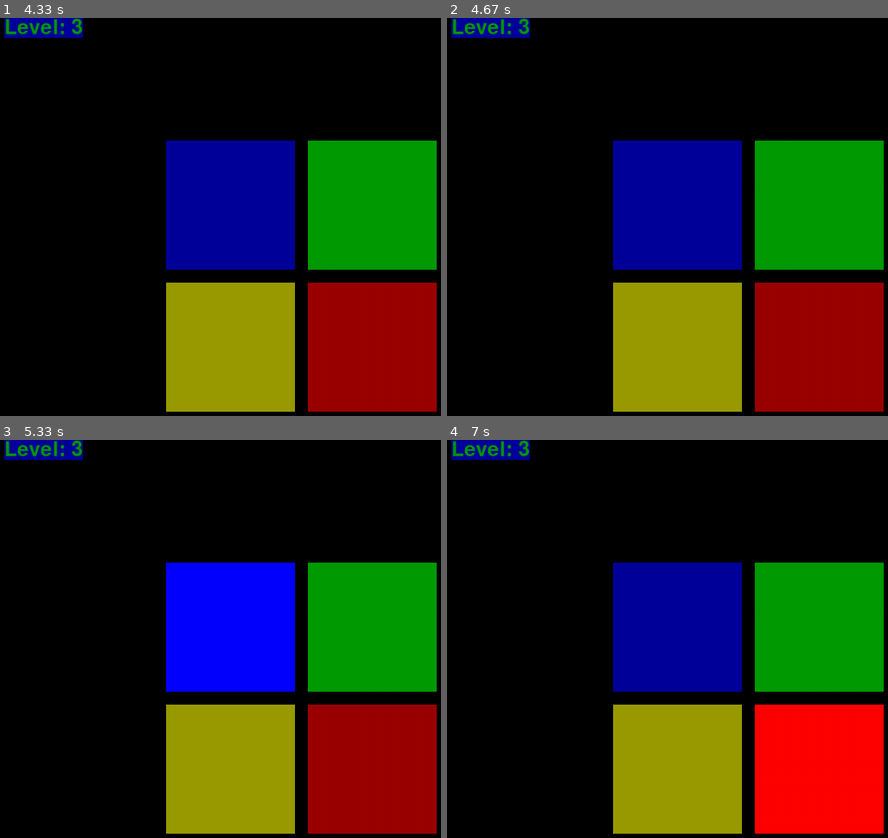
Above: before the commit, frames 1-4 (two rows, left to right).
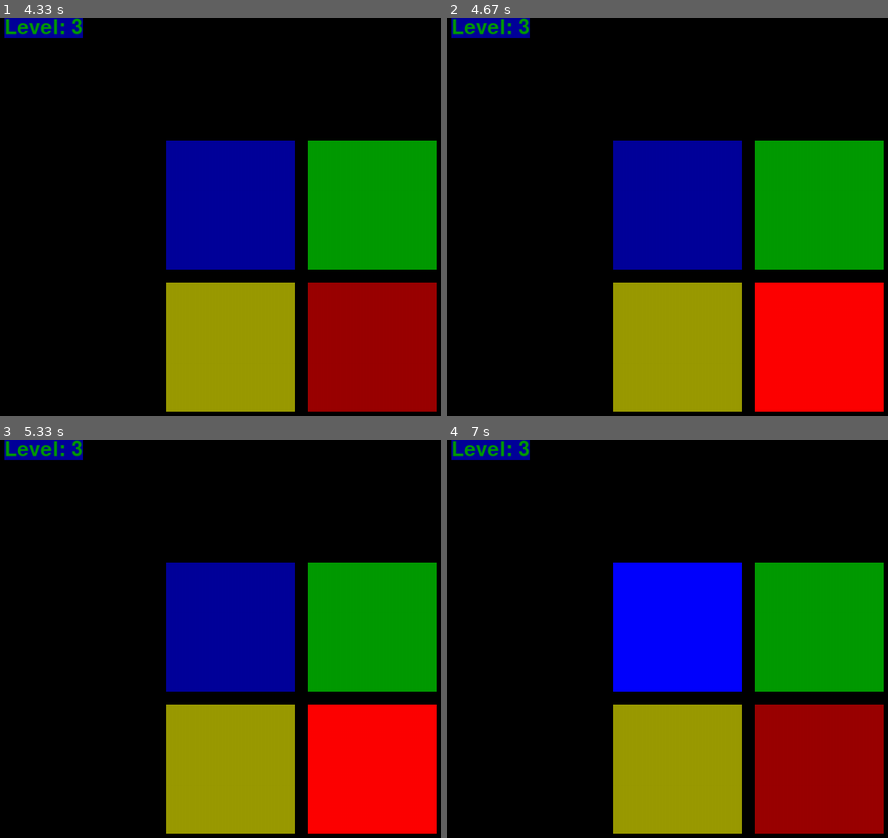
Above: after the commit, the same moments.

Repository: KKBrown23/Making-Games-with-Python-and-PyGame
Game: pygame game, started from chapter_5/app.py
Same seed, same stepped clock (60 frames per second), same inputs: the game is played once before the commit and once after it.
Inputs (mouse positions are in pixels of both pictures, inside the frame that each line leads up to):
- Up to frame 1 (4.33 s): click (379, 348) at 4.32 s
- Up to frame 2 (4.67 s): no input
- Up to frame 3 (5.33 s): no input
- Up to frame 4 (7 s): no input

Frame 1 is identical in both runs. In frame 2, 9.5% of the frame differs, in the area x 69-100%, y 66-99%; in frame 3, 19%, in the area x 37-100%, y 30-99%; in frame 4, 19%.

Commit message:
version 1.1

Diff:
--- a/chapter_5/app.py
+++ b/chapter_5/app.py
@@ -71,49 +71,51 @@
     global textSurfaceObj
     textSurfaceObj = level_label.render(f'Level: {level}', True, GREEN, BLUE)
 
-
-def lighting_squares(array_of_random_moves):
-    for x in range(0, len(array_of_random_moves)):
-        pygame.time.wait(WAITING_TIME)
-        random_move = array_of_random_moves[x]
-        if random_move == 1:
+def light_square(user_move):
+    if user_move == 1:
             pygame.draw.rect(DISPLAYSURF, BRIGHTBLUE, ((XMARGIN, YMARGIN),(BUTTONSIZE,BUTTONSIZE)))
             pygame.display.update()
             pygame.time.wait(WAITING_TIME)
             pygame.draw.rect(DISPLAYSURF, BLUE, ((XMARGIN, YMARGIN),(BUTTONSIZE,BUTTONSIZE)))
             pygame.display.update()
 
-        if random_move == 2:
-            pygame.draw.rect(DISPLAYSURF, BRIGHTGREEN,
-                  ((XMARGIN + BUTTONSIZE + BUTTONGAPSIZE,
-                    YMARGIN),
-                    (BUTTONSIZE,BUTTONSIZE)))
-            pygame.display.update()
-            pygame.time.wait(WAITING_TIME)
-            pygame.draw.rect(DISPLAYSURF, GREEN,
-                  ((XMARGIN + BUTTONSIZE + BUTTONGAPSIZE,
-                    YMARGIN),
-                    (BUTTONSIZE,BUTTONSIZE)))
-            pygame.display.update()
-        if random_move == 3:
-            pygame.draw.rect(DISPLAYSURF, BRIGHTYELLOW, ((XMARGIN, YMARGIN +
-                                              BUTTONSIZE + BUTTONGAPSIZE),
-                                              (BUTTONSIZE,BUTTONSIZE)))
-            pygame.display.update()
-            pygame.time.wait(WAITING_TIME)
-            pygame.draw.rect(DISPLAYSURF, YELLOW, ((XMARGIN, YMARGIN +
-                                              BUTTONSIZE + BUTTONGAPSIZE),
-                                              (BUTTONSIZE,BUTTONSIZE)))
+    if user_move == 2:
+        pygame.draw.rect(DISPLAYSURF, BRIGHTGREEN,
+                ((XMARGIN + BUTTONSIZE + BUTTONGAPSIZE,
+                YMARGIN),
+                (BUTTONSIZE,BUTTONSIZE)))
+        pygame.display.update()
+        pygame.time.wait(WAITING_TIME)
+        pygame.draw.rect(DISPLAYSURF, GREEN,
+                ((XMARGIN + BUTTONSIZE + BUTTONGAPSIZE,
+                YMARGIN),
+                (BUTTONSIZE,BUTTONSIZE)))
+        pygame.display.update()
+    if user_move == 3:
+        pygame.draw.rect(DISPLAYSURF, BRIGHTYELLOW, ((XMARGIN, YMARGIN +
+                                            BUTTONSIZE + BUTTONGAPSIZE),
+                                            (BUTTONSIZE,BUTTONSIZE)))
+        pygame.display.update()
+        pygame.time.wait(WAITING_TIME)
+        pygame.draw.rect(DISPLAYSURF, YELLOW, ((XMARGIN, YMARGIN +
+                                            BUTTONSIZE + BUTTONGAPSIZE),
+                                            (BUTTONSIZE,BUTTONSIZE)))
 
-            pygame.display.update()
-        if random_move == 4:
-            pygame.draw.rect(DISPLAYSURF, BRIGHTRED, ((XMARGIN + BUTTONSIZE + BUTTONGAPSIZE,
-                                           YMARGIN + BUTTONSIZE + BUTTONGAPSIZE),(BUTTONSIZE,BUTTONSIZE)))
-            pygame.display.update()
-            pygame.time.wait(1000)
-            pygame.draw.rect(DISPLAYSURF, RED, ((XMARGIN + BUTTONSIZE + BUTTONGAPSIZE,
-                                           YMARGIN + BUTTONSIZE + BUTTONGAPSIZE),(BUTTONSIZE,BUTTONSIZE)))
-            pygame.display.update()
+        pygame.display.update()
+    if user_move == 4:
+        pygame.draw.rect(DISPLAYSURF, BRIGHTRED, ((XMARGIN + BUTTONSIZE + BUTTONGAPSIZE,
+                                        YMARGIN + BUTTONSIZE + BUTTONGAPSIZE),(BUTTONSIZE,BUTTONSIZE)))
+        pygame.display.update()
+        pygame.time.wait(1000)
+        pygame.draw.rect(DISPLAYSURF, RED, ((XMARGIN + BUTTONSIZE + BUTTONGAPSIZE,
+                                        YMARGIN + BUTTONSIZE + BUTTONGAPSIZE),(BUTTONSIZE,BUTTONSIZE)))
+        pygame.display.update()
+
+def lighting_squares(array_of_random_moves):
+    for x in range(0, len(array_of_random_moves)):
+        pygame.time.wait(WAITING_TIME)
+        random_move = array_of_random_moves[x]
+        light_square(random_move)
 array_of_random_moves = get_random_moves()
 lighting_squares(array_of_random_moves)
 def detect_move(mouse_pos):
@@ -138,10 +140,11 @@
 def restart():
     global level, current_counter, array_of_random_moves
     level = 3
+    update_level_label(level)
     current_counter = 0
     array_of_random_moves = get_random_moves()
     lighting_squares(array_of_random_moves)
-
+    print("restarting")
 def check_move(user_move):
     global current_counter
 
@@ -160,6 +163,8 @@
     array_of_random_moves = get_random_moves()
     update_level_label(level)
     lighting_squares(array_of_random_moves)
+
+
 while True:
     clock.tick(FPS)
     DISPLAYSURF.blit(textSurfaceObj, textRectObj)
@@ -173,5 +178,6 @@
             mouse_pos = event.pos
             user_move = detect_move(mouse_pos)
             # TODO: light clicked squar up
+            light_square(user_move)
             check_move(user_move)
     pygame.display.update()
